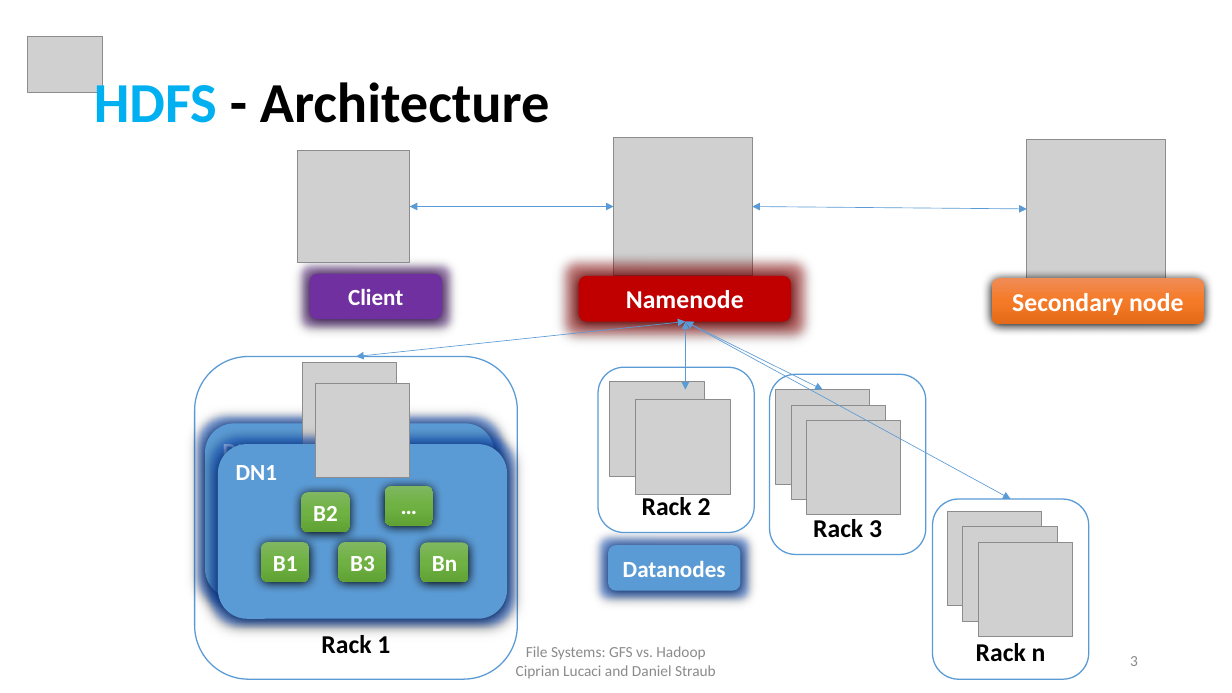
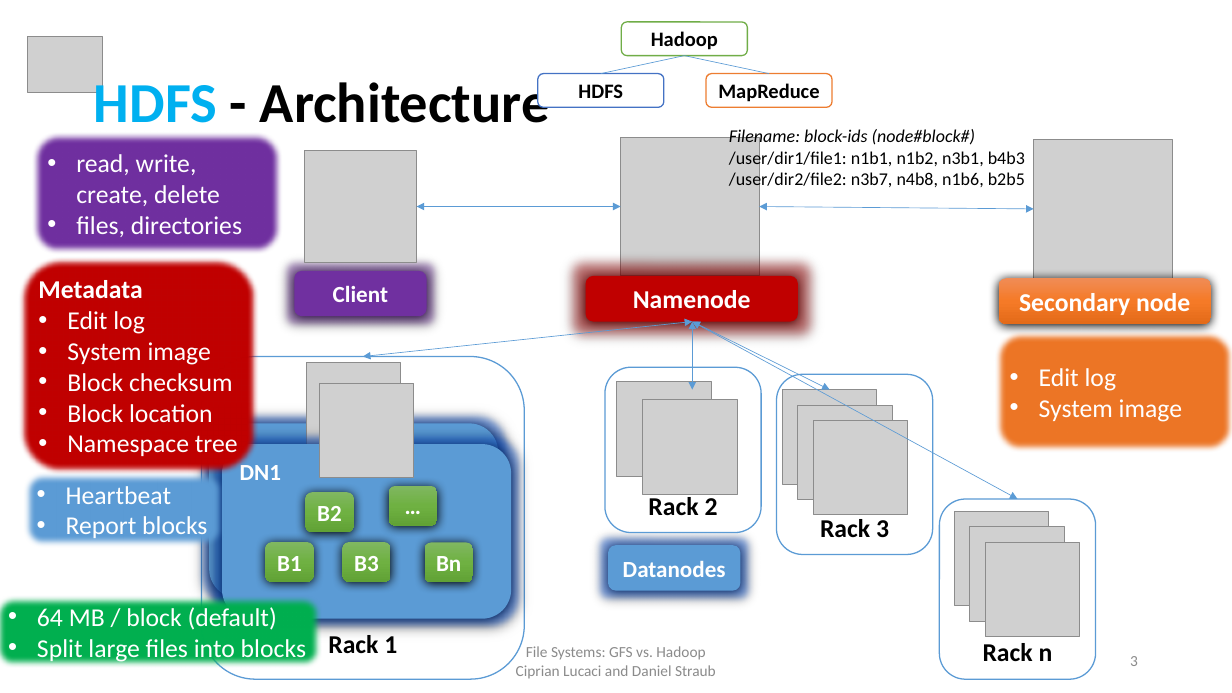
Before and after one commit to cipri7329/ss15-seminar, a slide deck: slide 3 of Presentation/DistributedFileSystems.pptx. Drawn at 1232x693 pixels with LibreOffice and Linux fonts; fonts in the diff are those of the drawing; grey boxes stand for pictures; background and template pictures are left out. Boxes give left, top, right and bottom in pixels: in the first picture for what was removed or moved away, otherwise in the second. Text is boxed around its words. In the diff, an @@ line names an element or a change of style, - is before the commit and + after.

```diff
--- a/Presentation/DistributedFileSystems.pptx
+++ b/Presentation/DistributedFileSystems.pptx
@@ group added at (538,22,832,108): 3 rounded rectangles, 2 lines @@
+Hadoop
+HDFS
+MapReduce
@@ rounded rectangle added at (32,133,282,254), fill #7030A0, outline #43739E 1 pt, 20 pt, text #FFFFFF @@
+• read, write, create, delete
+• files, directories
@@ text added at (729,129,1025,191), 14 pt, text #000000 @@
+Filename: block-ids (node#block#)
+/user/dir1/file1: n1b1, n1b2, n3b1, b4b3
+/user/dir2/file2: n3b7, n4b8, n1b6, b2b5
@@ 3 pictures, 2 double arrows: place and size @@
-3 pictures, 2 double arrows at (409,207,1042,605)
+3 pictures, 2 double arrows at (417,207,1049,605)
@@ rounded rectangle added at (18,257,258,474), fill #C00000, outline #43739E 1 pt, 20 pt, text #FFFFFF @@
+Metadata
+• Edit log
+• System image
+• Block checksum
+• Block location
+• Namespace tree
@@ rounded rectangle "Client": place and size @@
-rounded rectangle "Client" at (310,274,442,319)
+rounded rectangle "Client" at (295,271,427,316)
@@ 16 rounded rectangles, 10 pictures, 4 double arrows: place and size @@
-16 rounded rectangles, 10 pictures, 4 double arrows at (195,138,1204,679)
+16 rounded rectangles, 10 pictures, 4 double arrows at (201,138,1212,679)
@@ rounded rectangle added at (995,331,1232,452), fill #ED7626, outline #43739E 1 pt, 20 pt, text #FFFFFF @@
+• Edit log
+• System image
@@ rounded rectangle added at (24,472,224,546), fill #5B9BD5, outline #43739E 1 pt, 20 pt, text #FFFFFF @@
+• Heartbeat
+• Report blocks
@@ rounded rectangle added at (0,596,321,667), fill #00B050, outline #43739E 1 pt, 20 pt, text #FFFFFF @@
+• 64 MB / block (default)
+• Split large files into blocks
```
Also in this commit, not shown: 2 other slides changed, 3 other files.
